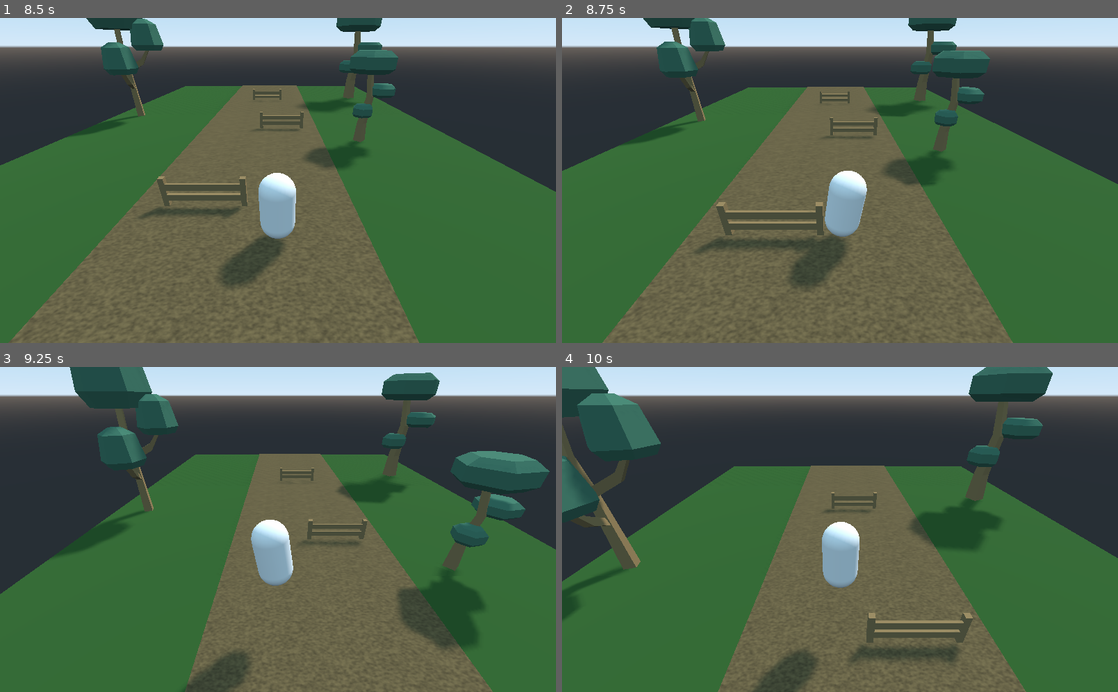
Above: before the commit, frames 1-4 (two rows, left to right).
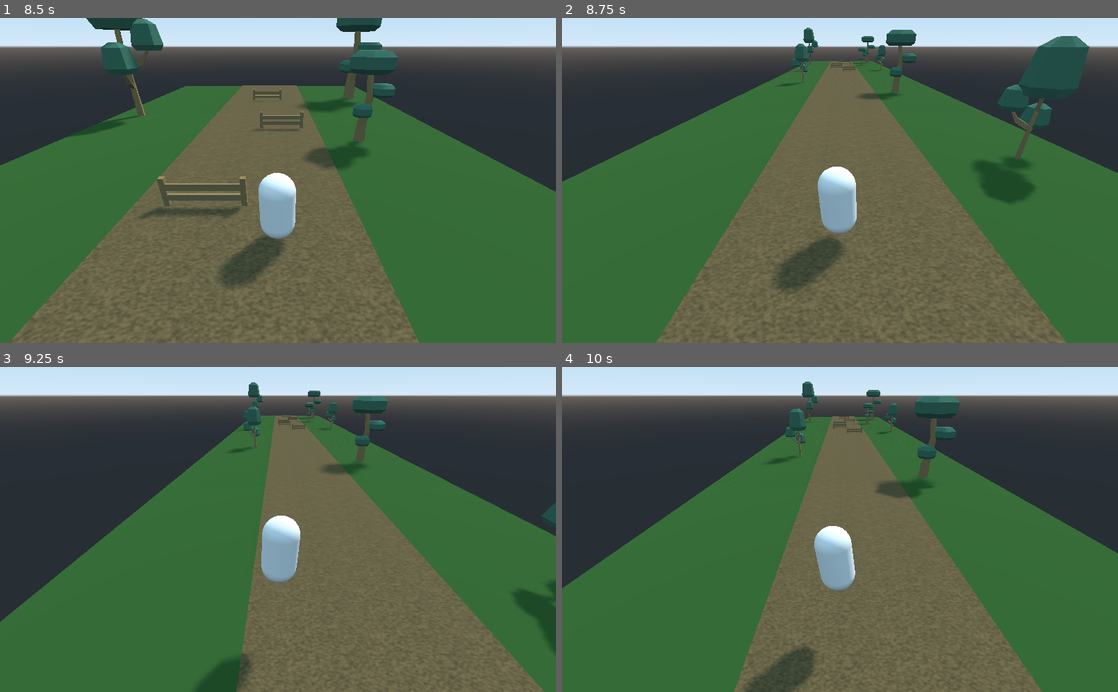
Above: after the commit, the same moments.

Repository: SPuntte/aitajuoksu-training
Game: Godot game, scene res://Main.tscn
Two runs of this game, one before a commit and one after it. Both use one fixed random seed, a clock stepped at 60 frames per second and the inputs below.
Inputs:
- Up to frame 1 (8.5 s): hold Right (move_right) 0.53-1.28 s; tap Space (jump) at 0.77, 1.52, 3.02, 3.77, 4.52, 6.02, 6.77, 7.52 s; hold Left (move_left) 1.28-2.03 s; hold Right (move_right) 2.03-3.53 s; hold Left (move_left) 3.53-5.78 s; hold Right (move_right) 5.78-8.03 s; hold Left (move_left) from 8.03 s (still down)
- Up to frame 2 (8.75 s): keep holding Left (move_left)
- Up to frame 3 (9.25 s): keep holding Left (move_left); tap Space (jump) at 9.02 s
- Up to frame 4 (10 s): release Left (move_left) at 9.53 s; hold Right (move_right) from 9.53 s (still down); tap Space (jump) at 9.77 s

Frame 1 is identical in both runs. In frame 2, 22% of the frame differs, in the area x 0-100%, y 0-100%; in frame 3, 25%; in frame 4, 20%.

Commit message:
Implement simple collision detection

Diff:
--- a/Player.gd
+++ b/Player.gd
@@ -49,3 +49,11 @@
 	velocity.x = sideways * sidestep_speed
 	velocity.z = -run_speed
 	velocity = move_and_slide(velocity, Vector3.UP)
+
+	# Detect collisions
+	for index in range(get_slide_count()):
+		var collision = get_slide_collision(index)
+		var collision_object = collision.collider as CollisionObject
+		if collision_object.collision_layer & 4:
+			# We're colliding with an obstacle
+			get_tree().reload_current_scene()
